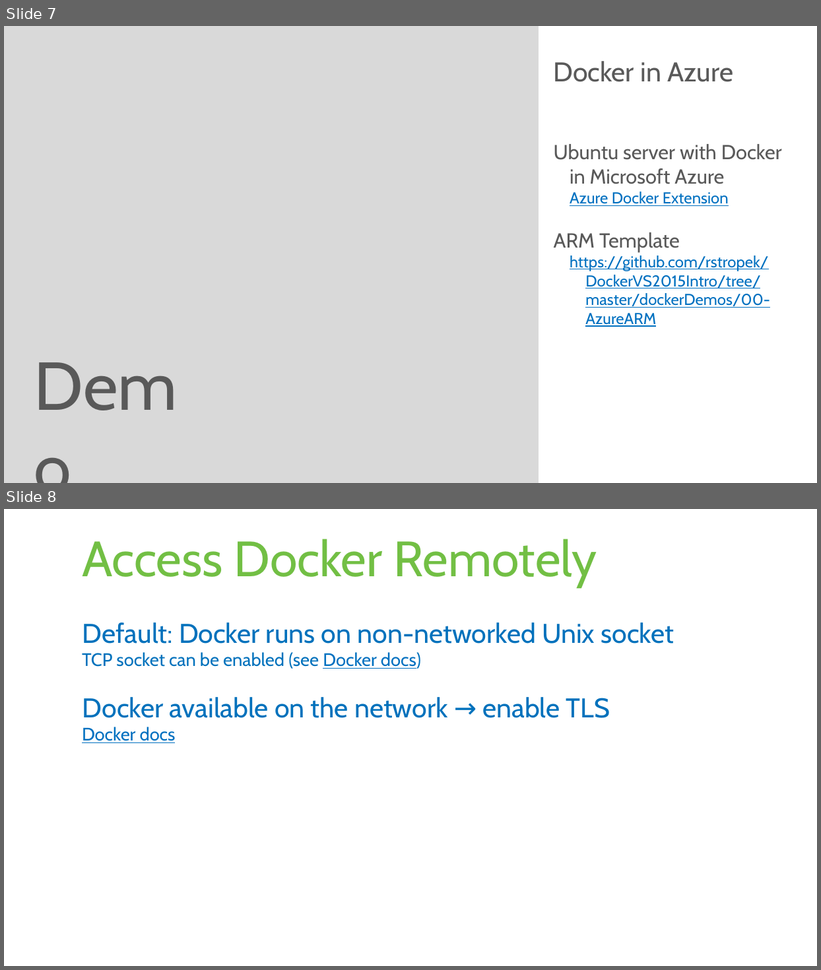
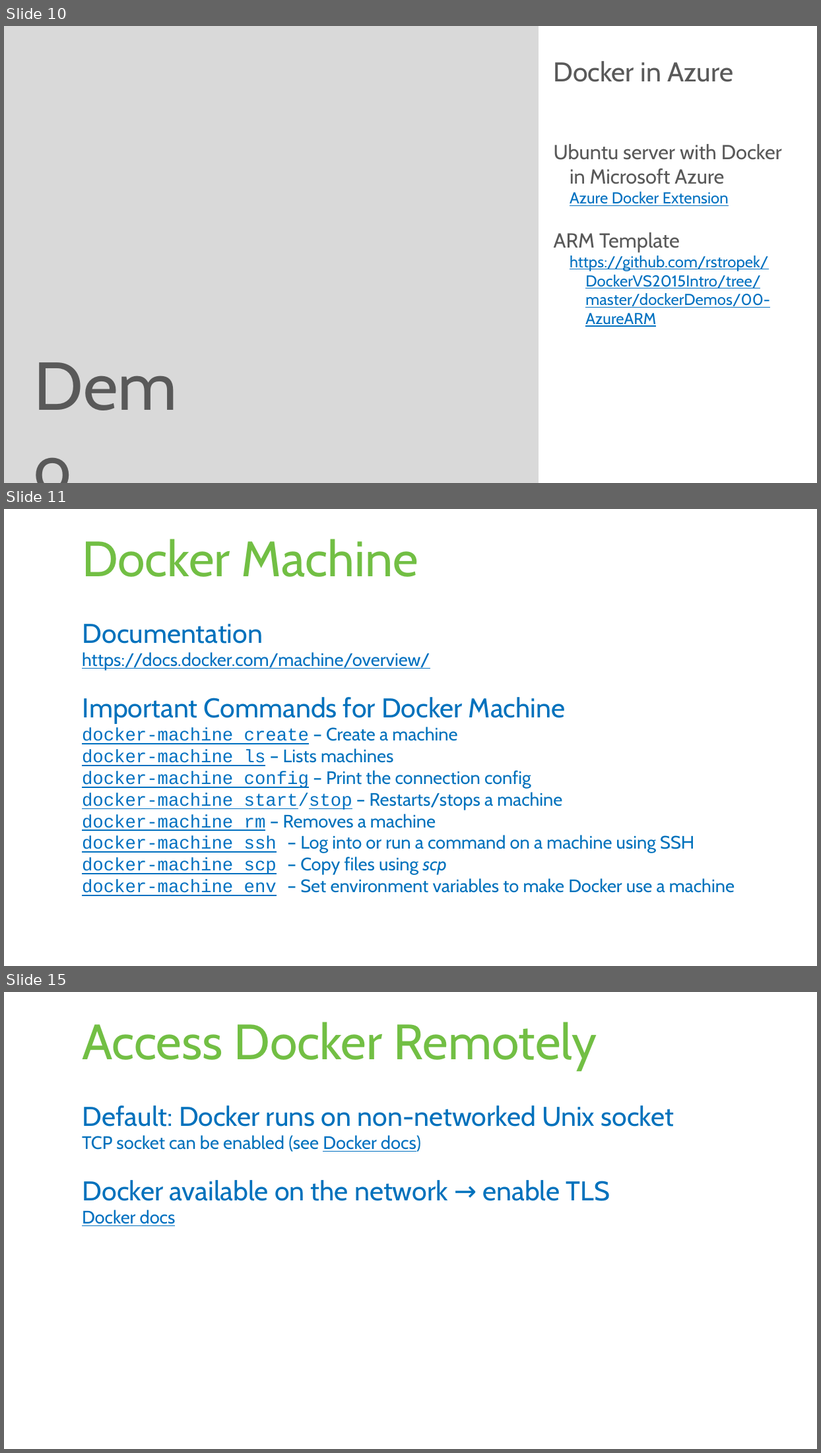
Before and after one commit to rstropek/DockerVS2015Intro, a slide deck: slides/Docker-Workshop.pptx. Shown one above the other, each under a label of ours: slides 7 and 8 before the commit, slides 10, 11 and 15 after it; the slides between them are not shown. The pictures are 821x970 and 821x1453 pixels, drawn with LibreOffice and Linux fonts; fonts in the diff are those of the drawing. Boxes give left, top, right and bottom in pixels: in the first picture for what was removed or moved away, otherwise in the second. Text is boxed around its words. In the diff, an @@ line names an element or a change of style, - is before the commit and + after.

```diff
--- a/slides/Docker-Workshop.pptx
+++ b/slides/Docker-Workshop.pptx
@@ slide 11 added at bbox=[4, 509, 817, 966], background #FFFFFF @@
@@ title added at bbox=[82, 539, 418, 577], 44 pt, text #72BF44 @@
+Docker Machine
@@ text added at bbox=[82, 624, 735, 896], 16 pt, text #0071BC @@
+Documentation
+  https://docs.docker.com/machine/overview/
+Important Commands for Docker Machine
+  docker-machine create – Create a machine
+  docker-machine ls – Lists machines
+  docker-machine config – Print the connection config
+  docker-machine start/stop – Restarts/stops a machine
+  docker-machine rm – Removes a machine
+  docker-machine ssh – Log into or run a command on a machine using SSH
+  docker-machine scp – Copy files using scp
+  docker-machine env – Set environment variables to make Docker use a machine
@@ what was slide 7 is now slide 10 @@
@@ what was slide 8 is now slide 15 @@
```
Also in this commit, not shown: 2 slides changed, 8 other slides added, 4 other files.
